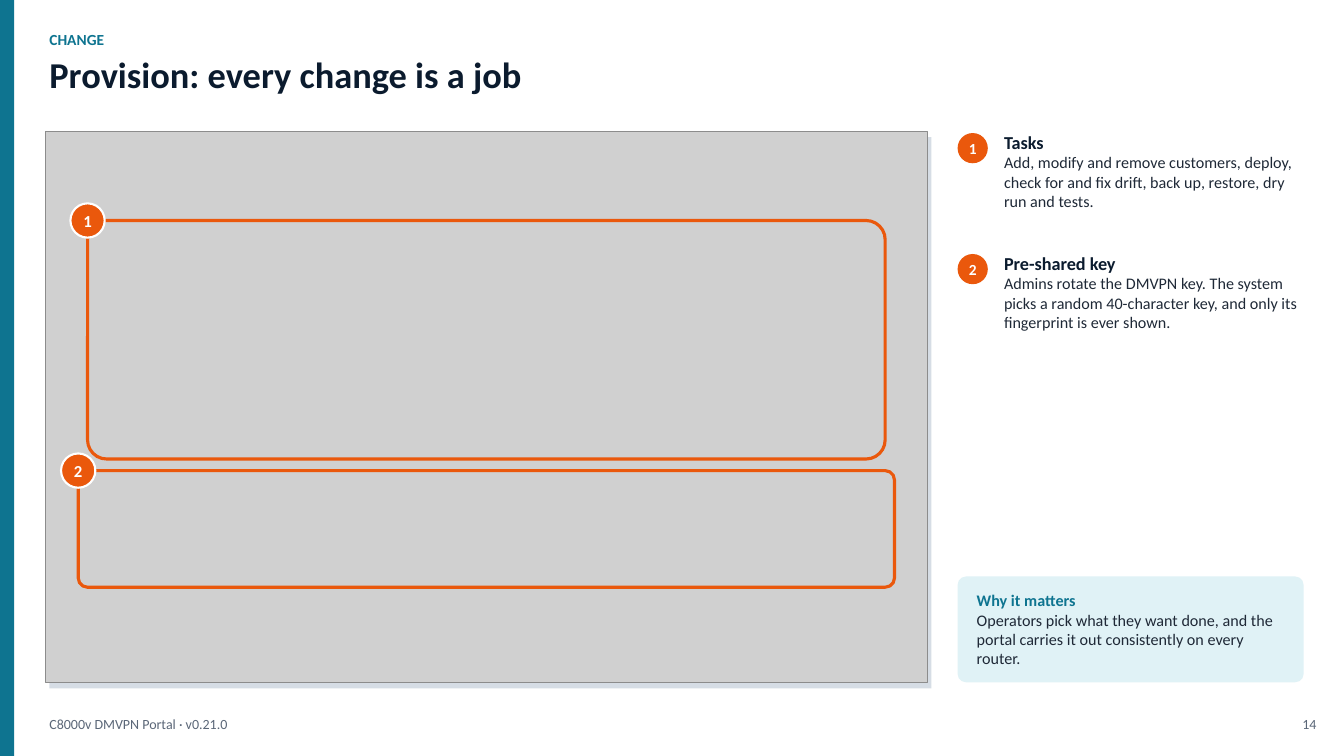
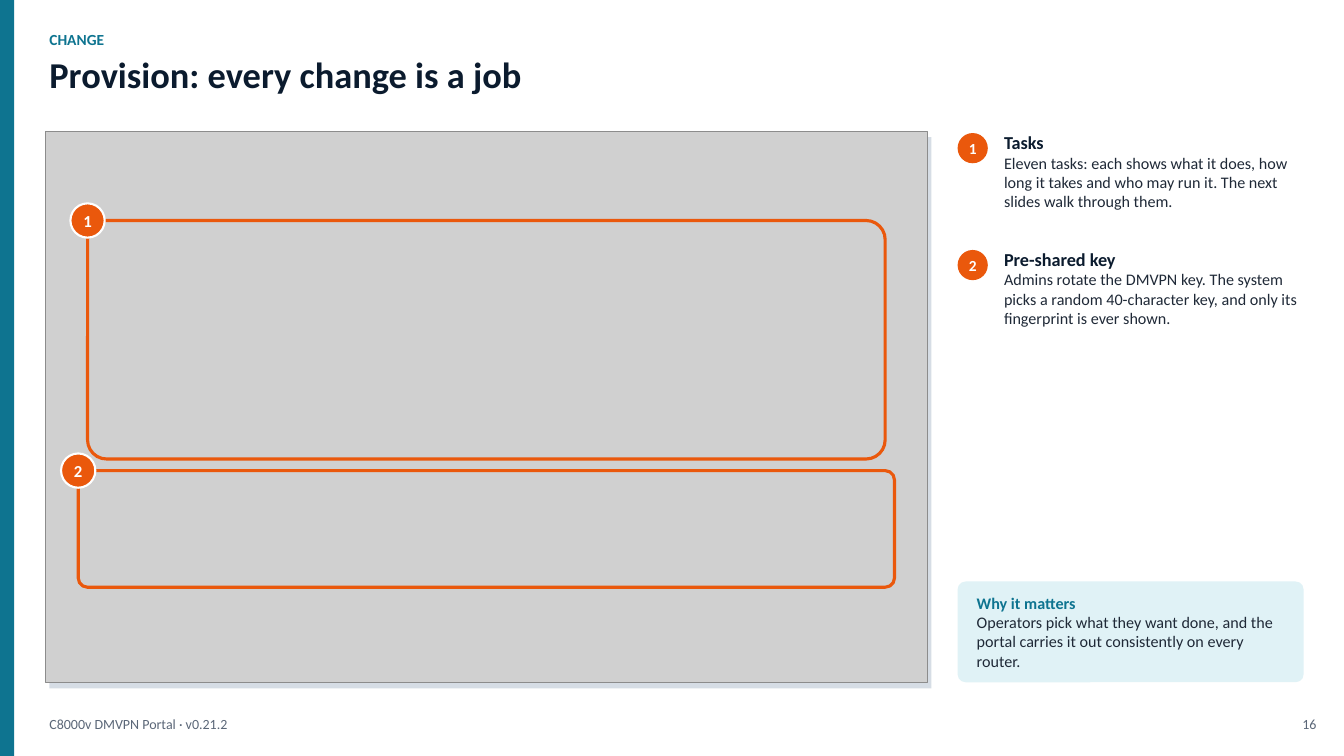
Before and after one commit to dcantor/c8000v-dmvpn-lab, a slide deck: slide 16 of docs/presentation/c8000v-dmvpn-portal.pptx (slide 14 before the commit). Drawn at 1344x756 pixels with LibreOffice and Linux fonts; fonts in the diff are those of the drawing; grey boxes stand for pictures. Boxes give left, top, right and bottom in pixels: in the first picture for what was removed or moved away, otherwise in the second. Text is boxed around its words. In the diff, an @@ line names an element or a change of style, - is before the commit and + after.

```diff
--- a/docs/presentation/c8000v-dmvpn-portal.pptx
+++ b/docs/presentation/c8000v-dmvpn-portal.pptx
@@ text at (x1=1004, y1=157, x2=1287, y2=210): text changed @@
-Add, modify and remove customers, deploy, check for and fix drift, back up, restore, dry run and tests.
+Eleven tasks: each shows what it does, how long it takes and who may run it. The next slides walk through them.
@@ ellipse "2" moved from (x1=958, y1=254, x2=988, y2=284) to (x1=958, y1=250, x2=988, y2=280) @@
@@ text "Pre-shared key" moved from (x1=1004, y1=257, x2=1296, y2=331) to (x1=1004, y1=253, x2=1296, y2=327) @@
@@ rounded rectangle resized from (x1=958, y1=577, x2=1304, y2=683) to (x1=958, y1=582, x2=1304, y2=683) @@
@@ text at (x1=49, y1=719, x2=228, y2=729): text changed @@
-C8000v DMVPN Portal · v0.21.0
+C8000v DMVPN Portal · v0.21.2
@@ text at (x1=1302, y1=719, x2=1316, y2=729): text changed @@
-14
+16
```
Also in this commit, not shown: 22 other slides changed, 16 slides added, 20 other files.
